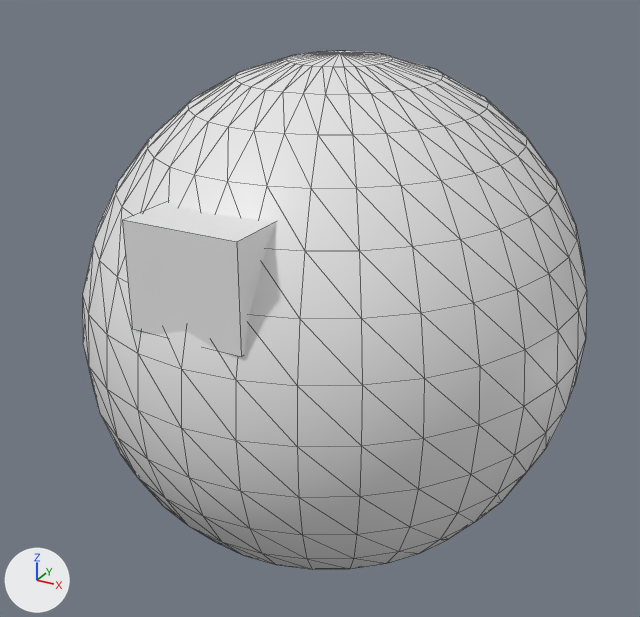
What one commit did to the FBX model induction/Game/Assets/modelData/TitleGround/titleground_doukutsu.FBX.
Camera for both pictures: a 50 mm camera at (43.0, -82.2, 40.8) aimed at (-0.4, -3.4, 1.4). The lights are fixed; the arrows at lower left show +X, +Y and +Z. Mesh edges are drawn as thin lines. Materials are left out; every surface is plain grey. Where no turn or scale is listed for an object, it has been applied to the vertices.

Script lines for the objects in view, before the commit:
```python
me_mesh = bpy.data.meshes.new('Mesh')
me_mesh.from_pydata(...)  # a UV sphere (32 segments, 16 rings, poles along z) spanning x -46.7..46.7, y -46.7..46.7, z -46.7..46.7
me_mesh.materials.append(mat_material__116)
me_mesh_001 = bpy.data.meshes.new('Mesh.001')
me_mesh_001.from_pydata(...)  # a box spanning x -5.76..5.76, y -4.97..4.97, z -10.07..0.0
me_mesh_001.materials.append(mat_material__117)
ob_box001 = bpy.data.objects.new('Box001', me_mesh_001)
ob_box001.location = (-0.2, -22.8, 17.7)
ob_sphere001 = bpy.data.objects.new('Sphere001', me_mesh)
ob_sphere001.location = (0.0, 0.0, 0.0)
ob_sphere001.scale = (0.583, 0.627, 0.607)
```
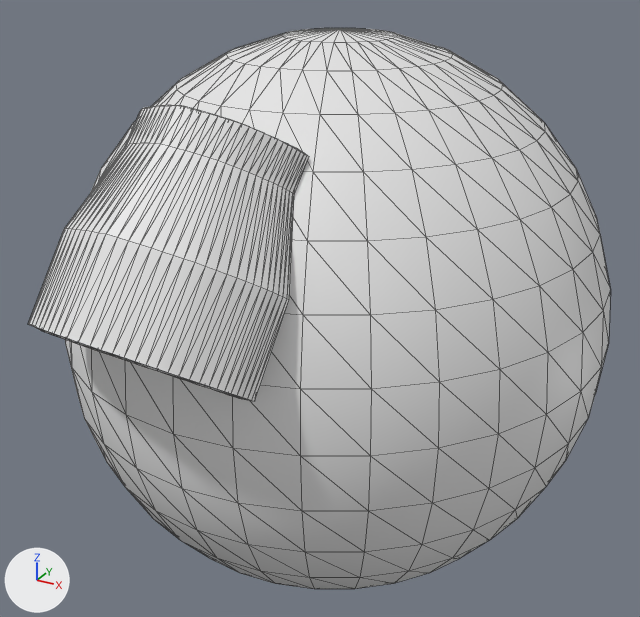
Edits to the bpy script that builds the scene:
```text
Add me_mesh_001_1:
    me_mesh_001_1.from_pydata(...)  # 344 vertices, 683 faces; spans x -22.3..1.5, y -7.0..13.2, z 0.0..21.1
Change ob_sphere001:
    ob_sphere001.scale: (0.583, 0.627, 0.607) -> (0.634, 0.652, 0.658)
Remove ob_box001:
    ob_box001 = bpy.data.objects.new('Box001', me_mesh_001)
    ob_box001.location = (-0.2, -22.8, 17.7)
Add ob_arc001:
    ob_arc001 = bpy.data.objects.new('Arc001', me_mesh_001_1)
    ob_arc001.location = (8.1, -31.4, 6.0)
```

Pixel boxes (x1, y1, x2, y2) of what changed, in the pictures (640 x 617 px):
'Sphere001', rescaled (8% wider, 8% taller): before (82, 51, 587, 570); after (65, 28, 610, 589)
'Arc001', added: after (28, 105, 309, 402)
'Box001', deleted: before (122, 201, 276, 357)
